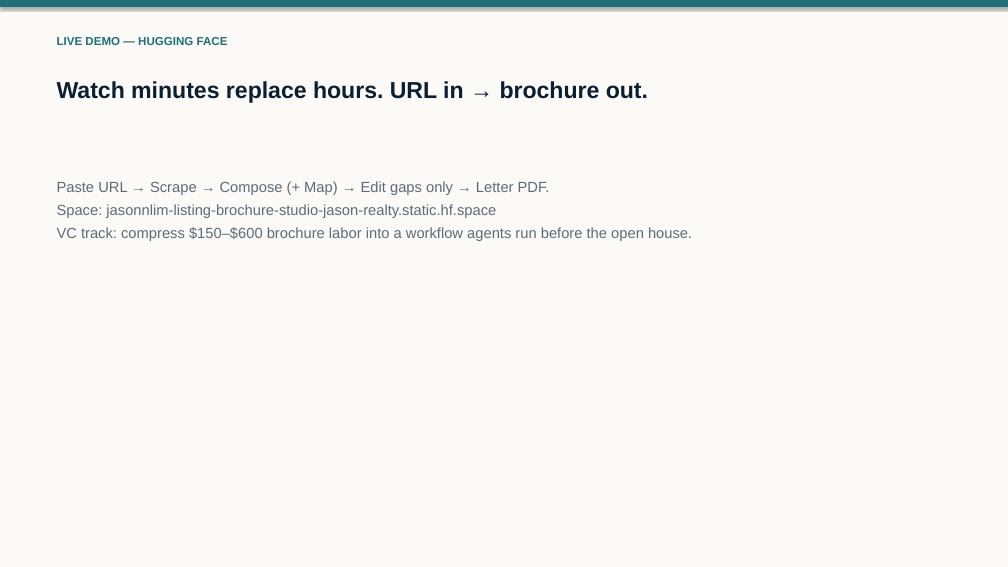
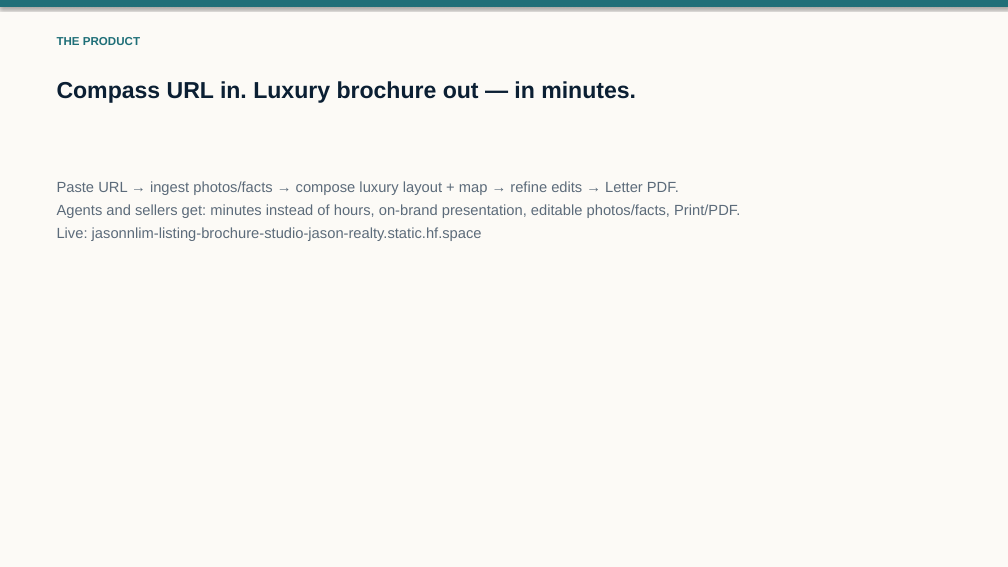
Before and after one commit to jhhlim/LLMFundamentals, a slide deck: slide 2 of Jason_Lim_Project_Notes_Demo_10min_VC_Pitch.pptx. Drawn at 1008x567 pixels with LibreOffice and Linux fonts; fonts in the diff are those of the drawing. Boxes give left, top, right and bottom in pixels: in the first picture for what was removed or moved away, otherwise in the second. Text is boxed around its words. In the diff, an @@ line names an element or a change of style, - is before the commit and + after.

```diff
--- a/Jason_Lim_Project_Notes_Demo_10min_VC_Pitch.pptx
+++ b/Jason_Lim_Project_Notes_Demo_10min_VC_Pitch.pptx
@@ text at <box>57,37,140,45</box>: text changed @@
-LIVE DEMO — HUGGING FACE
+THE PRODUCT
@@ text at <box>57,81,636,103</box>: text changed @@
-Watch minutes replace hours. URL in → brochure out.
+Compass URL in. Luxury brochure out — in minutes.
@@ text at <box>57,181,740,241</box>: text changed @@
-Paste URL → Scrape → Compose (+ Map) → Edit gaps only → Letter PDF.
-Space: jasonnlim-listing-brochure-studio-jason-realty.static.hf.space
-VC track: compress $150–$600 brochure labor into a workflow agents run before the open house.
+Paste URL → ingest photos/facts → compose luxury layout + map → refine edits → Letter PDF.
+Agents and sellers get: minutes instead of hours, on-brand presentation, editable photos/facts, Print/PDF.
+Live: jasonnlim-listing-brochure-studio-jason-realty.static.hf.space
```
Also in this commit, not shown: 3 other slides changed, 3 other files.
